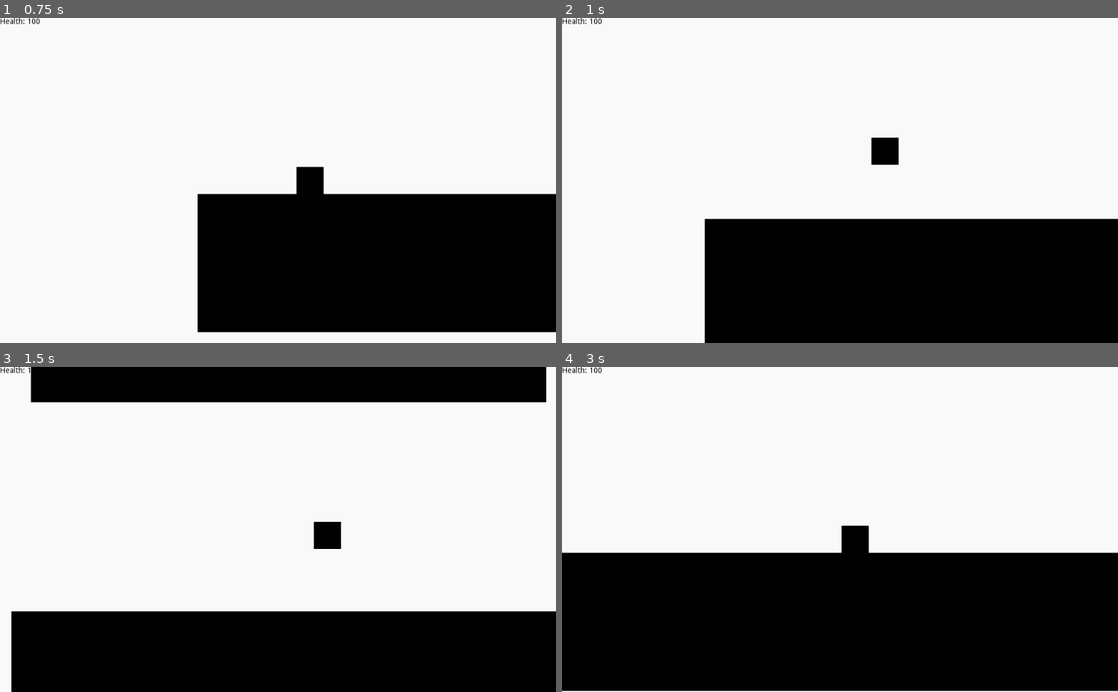
Above: before the commit, frames 1-4 (two rows, left to right).
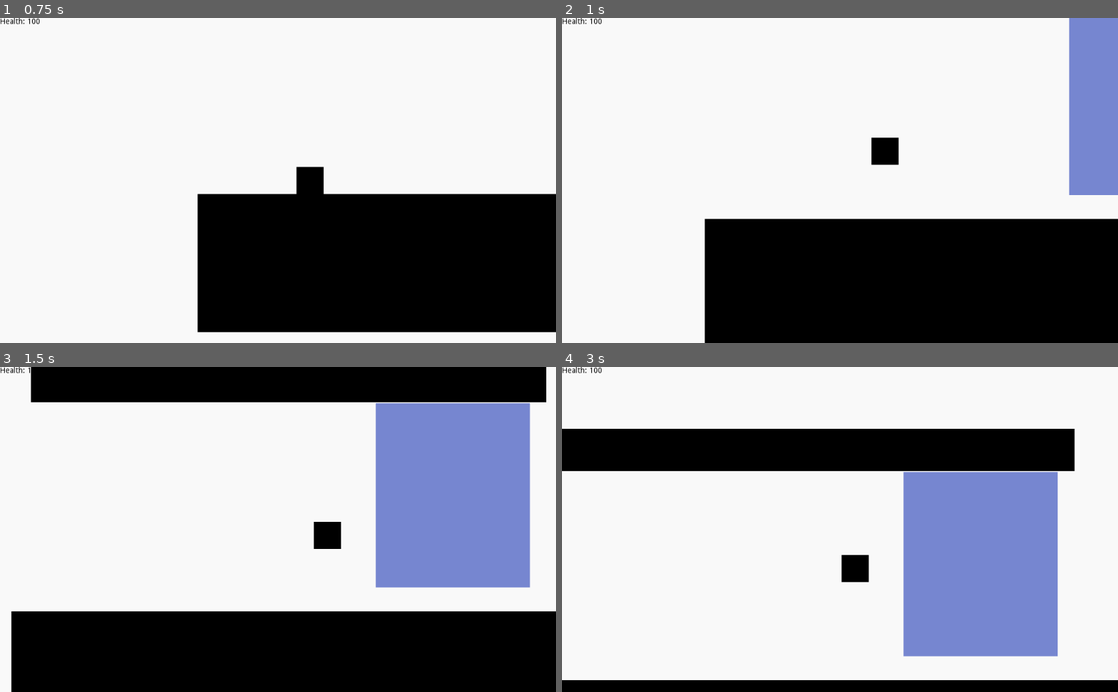
Above: after the commit, the same moments.

Repository: RavenJFelix/Square
Game: Godot game, scene res://testLevel/test.tscn
Same seed, same stepped clock (60 frames per second), same inputs: the game is played once before the commit and once after it. This scene is started directly instead of the project's main scene.
Inputs:
- Up to frame 1 (0.75 s): hold Right (ui_right) from 0.53 s (still down)
- Up to frame 2 (1 s): keep holding Right (ui_right); tap Up (ui_up) at 0.77 s
- Up to frame 3 (1.5 s): keep holding Right (ui_right)
- Up to frame 4 (3 s): tap Up (ui_up) at 1.52 s; release Right (ui_right) at 2.03 s; hold Left (ui_left) 2.03-2.78 s; hold Right (ui_right) from 2.78 s (still down)

Frame 1 is identical in both runs. In frame 2, 4.8% of the frame differs, in the area x 91-100%, y 0-55%; in frame 3, 16%; in frame 4, 59%, in the area x 0-100%, y 19-100%.

Commit message:
Add gravity flip field

Diff:
--- /dev/null
+++ b/map/motion/gravity-flip-zone/gravity-flip-zone.gd
@@ -0,0 +1,22 @@
+extends Polygon2D
+
+# Declare member variables here. Examples:
+# var a = 2
+# var b = "text"
+
+# Called when the node enters the scene tree for the first time.
+func _ready():
+	pass # Replace with function body.
+
+# Called every frame. 'delta' is the elapsed time since the previous frame.
+#func _process(delta):
+#	pass
+
+
+func _on_gravityZone_body_entered(body):
+	if body.has_method("flip_gravity"):
+		body.flip_gravity()
+
+func _on_gravityZone_body_exited(body):
+	if body.has_method("flip_gravity"):
+		body.flip_gravity()
--- /dev/null
+++ b/map/motion/gravity-flip-zone/gravity-zone.tscn
@@ -0,0 +1,17 @@
+[gd_scene load_steps=3 format=2]
+
+[ext_resource path="res://map/motion/gravity-flip-zone/gravity-flip-zone.gd" type="Script" id=1]
+
+[sub_resource type="RectangleShape2D" id=1]
+
+[node name="GravityFlipZone" type="Polygon2D"]
+color = Color( 0, 0.121569, 0.67451, 0.52549 )
+polygon = PoolVector2Array( -10, -10, 10, -10, 10, 10, -10, 10, -10, -10 )
+script = ExtResource( 1 )
+
+[node name="gravityZone" type="Area2D" parent="."]
+
+[node name="CollisionShape2D" type="CollisionShape2D" parent="gravityZone"]
+shape = SubResource( 1 )
+[connection signal="body_entered" from="gravityZone" to="." method="_on_gravityZone_body_entered"]
+[connection signal="body_exited" from="gravityZone" to="." method="_on_gravityZone_body_exited"]
--- a/testLevel/test.tscn
+++ b/testLevel/test.tscn
@@ -1,7 +1,8 @@
-[gd_scene load_steps=3 format=2]
+[gd_scene load_steps=4 format=2]
 
 [ext_resource path="res://map/basicPlatform.tscn" type="PackedScene" id=1]
 [ext_resource path="res://entity/pc/player/player.tscn" type="PackedScene" id=2]
+[ext_resource path="res://map/motion/gravity-flip-zone/gravity-zone.tscn" type="PackedScene" id=3]
 
 [node name="Node2D" type="Node2D"]
 
@@ -15,3 +16,7 @@
 [node name="Polygon2D2" parent="." instance=ExtResource( 1 )]
 position = Vector2( 489.405, -295.813 )
 scale = Vector2( 47.4896, 3.89749 )
+
+[node name="GravityFlipZone" parent="." instance=ExtResource( 3 )]
+position = Vector2( 791.779, -85.1058 )
+scale = Vector2( 14.1797, 16.9789 )
